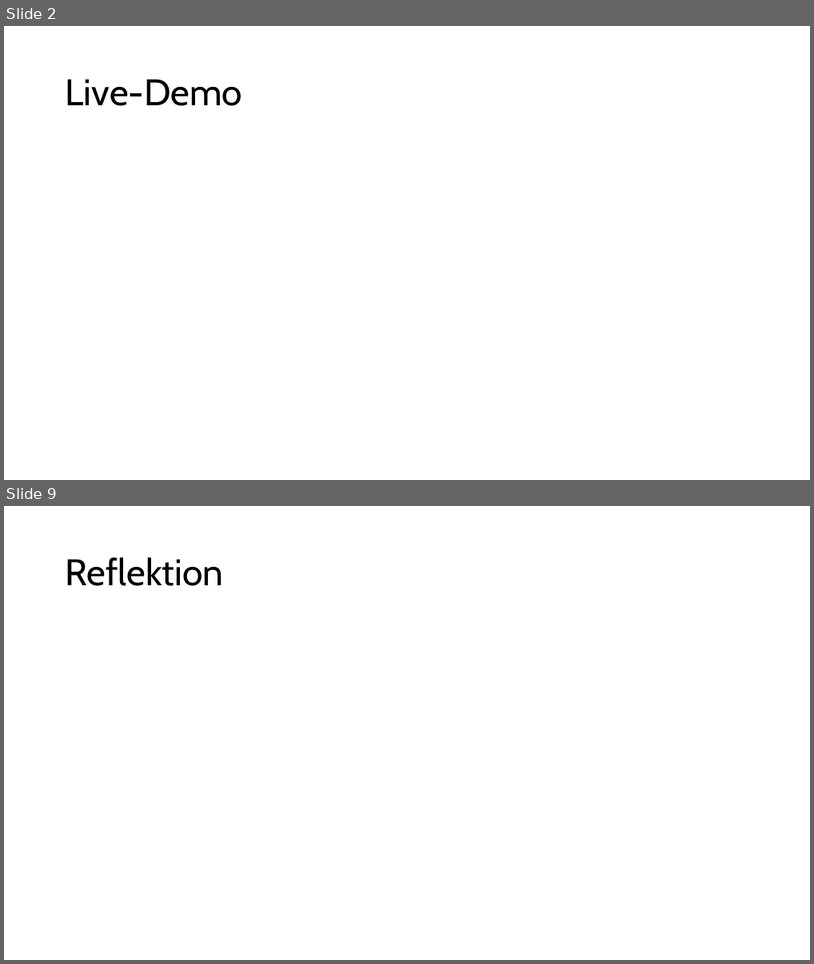
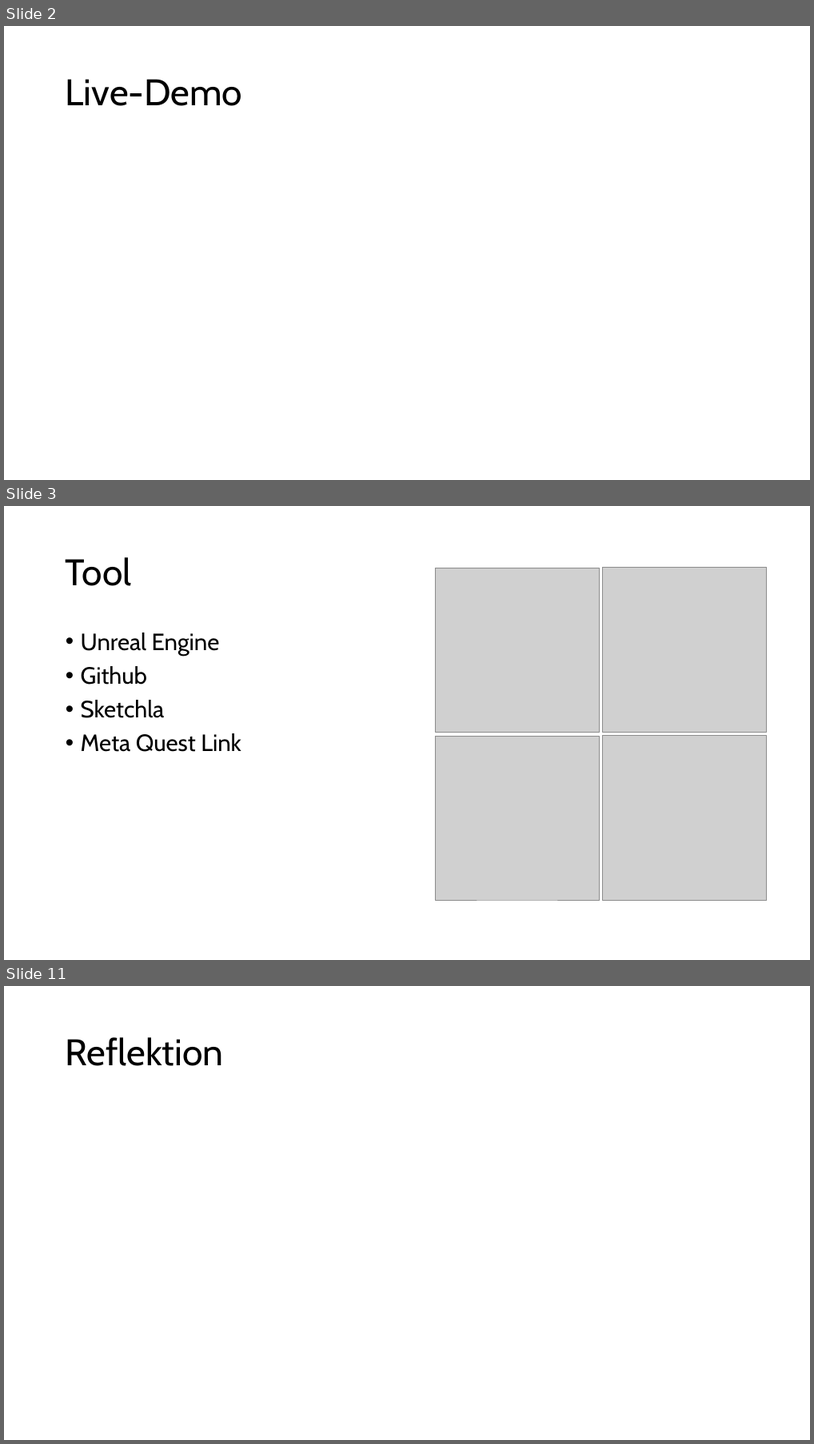
Before and after one commit to Soguel-Aurelien/UnrealEngineProjekt, a slide deck: Presentation/Unrealengine pp.pptx. Shown one above the other, each under a label of ours: slides 2 and 9 before the commit, slides 2, 3 and 11 after it; the slides between them are not shown. The pictures are 814x964 and 814x1444 pixels, drawn with LibreOffice and Linux fonts; fonts in the diff are those of the drawing; grey boxes stand for pictures. Boxes give left, top, right and bottom in pixels: in the first picture for what was removed or moved away, otherwise in the second. Text is boxed around its words. In the diff, an @@ line names an element or a change of style, - is before the commit and + after.

Commit message:
Update Unreal Engine pptx

```diff
--- a/Presentation/Unrealengine pp.pptx
+++ b/Presentation/Unrealengine pp.pptx
@@ slide 3 added at <box>4,506,810,960</box>, background #FFFFFF @@
@@ title added at <box>66,557,132,586</box>, 44 pt, text #000000 @@
+Tool
@@ picture added at <box>435,568,599,732</box> @@
@@ picture added at <box>603,567,767,732</box> @@
@@ text added at <box>81,632,242,752</box>, 28 pt, text #000000 @@
+• Unreal Engine
+• Github
+• Sketchla
+• Meta Quest Link
@@ picture added at <box>435,736,599,900</box> @@
@@ picture added at <box>603,736,767,900</box> @@
@@ what was slide 9 is now slide 11 @@
```
Also in this commit, not shown: 6 slides changed, 2 other slides added, 1 slide removed.
